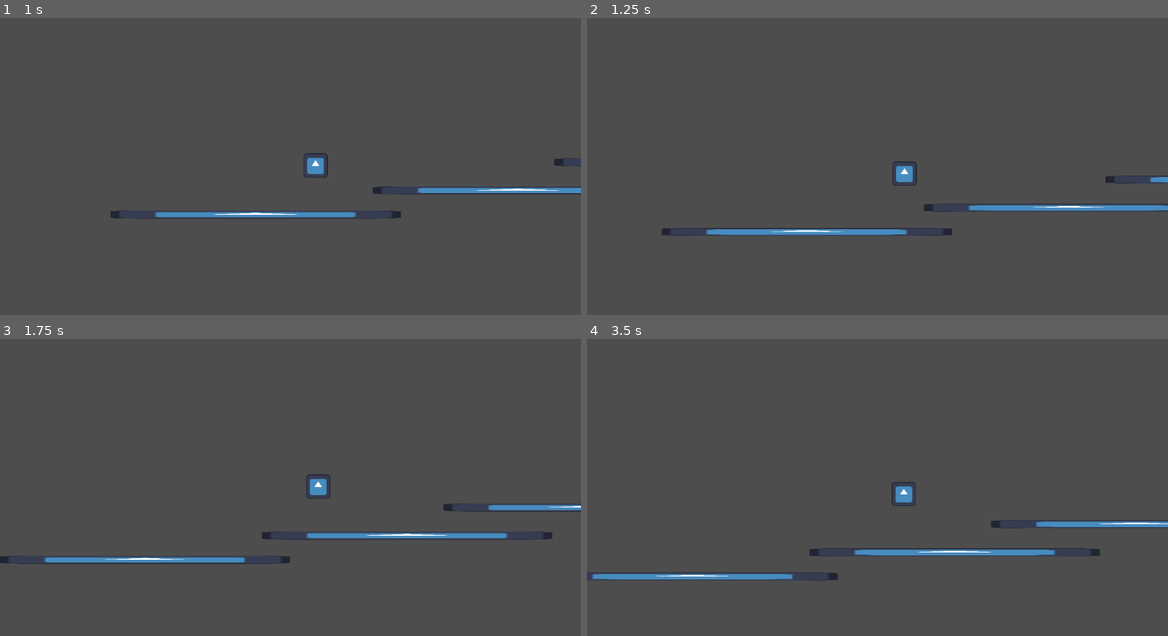
Above: before the commit, frames 1-4 (two rows, left to right).
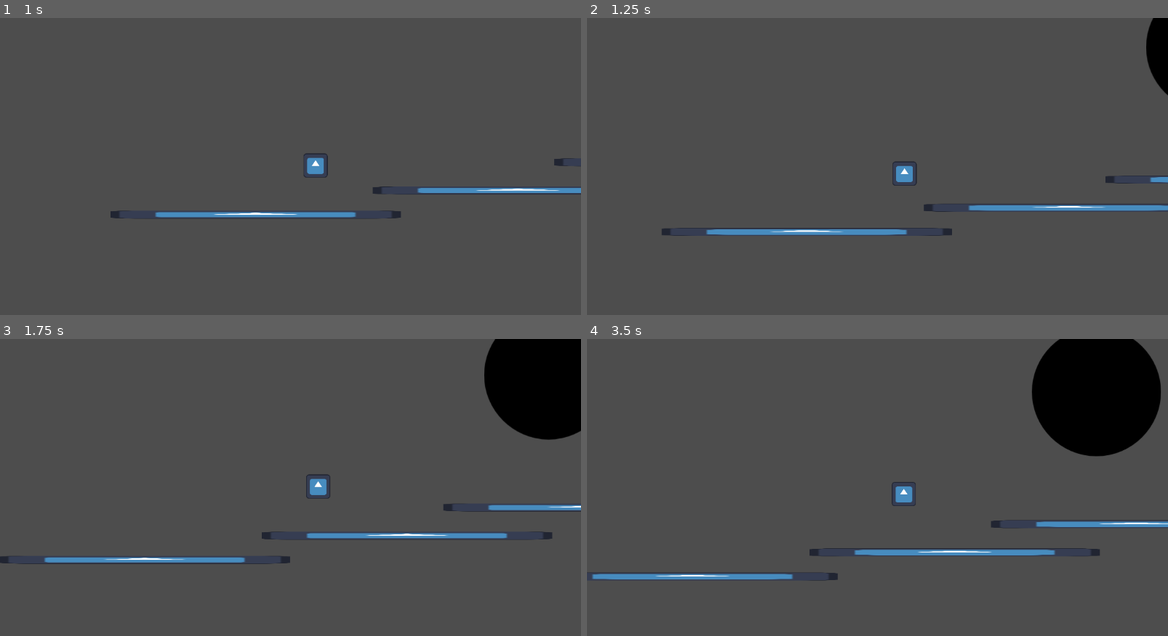
Above: after the commit, the same moments.

Repository: 24362-Jenny/food-scout
Game: Godot game, scene res://scenes/level_one.tscn
Two runs of this game, one before a commit and one after it. Both use one fixed random seed, a clock stepped at 60 frames per second and the inputs below. The engine's default icon, where the game draws it, is replaced by a stand-in: a white triangle on a blue panel in a dark square.
Inputs:
- Up to frame 1 (1 s): hold Right (ui_right) from 0.53 s (still down); tap W (jump) at 0.77 s
- Up to frame 2 (1.25 s): keep holding Right (ui_right)
- Up to frame 3 (1.75 s): keep holding Right (ui_right); tap W (jump) at 1.52 s
- Up to frame 4 (3.5 s): release Right (ui_right) at 2.03 s; hold Left (ui_left) 2.03-2.78 s; hold Right (ui_right) from 2.78 s (still down); tap W (jump) at 3.02 s

Frame 1 is identical in both runs. In frame 2, 0.8% of the frame differs, in the area x 96-100%, y 0-26%; in frame 3, 5.0%; in frame 4, 7.2%, in the area x 76-99%, y 0-40%.

Commit message:
made a portal that doesn't work properly yet

Diff:
--- /dev/null
+++ b/scenes/Portal.tscn
@@ -0,0 +1,19 @@
+[gd_scene format=3 uid="uid://cr4j7t4042hdv"]
+
+[ext_resource type="Texture2D" uid="uid://bwtxjyqkmunfv" path="res://14.png" id="1_fw72y"]
+[ext_resource type="Script" uid="uid://cjlpfrr4iaw0w" path="res://scripts/portal.gd" id="1_k0w37"]
+
+[sub_resource type="CapsuleShape2D" id="CapsuleShape2D_nhxoo"]
+radius = 144.0
+height = 288.0
+
+[node name="Portal" type="Area2D" unique_id=1430322806]
+script = ExtResource("1_k0w37")
+
+[node name="Sprite2D" type="Sprite2D" parent="." unique_id=595307809]
+texture = ExtResource("1_fw72y")
+
+[node name="CollisionShape2D" type="CollisionShape2D" parent="." unique_id=367924266]
+shape = SubResource("CapsuleShape2D_nhxoo")
+
+[connection signal="body_entered" from="." to="." method="_on_body_entered"]
--- a/scenes/death_scene.tscn
+++ b/scenes/death_scene.tscn
@@ -5,18 +5,11 @@
 [node name="death scene" type="Node2D" unique_id=98356800]
 script = ExtResource("1_3idvb")
 
-[node name="Controller" type="Control" parent="." unique_id=1163020380]
-layout_mode = 3
-anchors_preset = 0
-offset_right = 40.0
-offset_bottom = 40.0
-
-[node name="restart" type="Button" parent="Controller" unique_id=1462545859]
-layout_mode = 0
+[node name="restart" type="Button" parent="." unique_id=1462545859]
 offset_left = 528.0
 offset_top = 304.0
 offset_right = 603.0
 offset_bottom = 335.0
 text = "RESTART"
 
-[connection signal="pressed" from="Controller/restart" to="." method="_on_restart_pressed"]
+[connection signal="pressed" from="restart" to="." method="_on_restart_pressed"]
--- a/scenes/ending_scene_level.tscn
+++ b/scenes/ending_scene_level.tscn
@@ -1,3 +1,31 @@
 [gd_scene format=3 uid="uid://bkgkxl6eystox"]
 
+[ext_resource type="Script" uid="uid://b05s8216v8kwg" path="res://scripts/ending_scene_level.gd" id="1_u6pym"]
+
 [node name="Ending scene_level" type="Node2D" unique_id=482045948]
+script = ExtResource("1_u6pym")
+
+[node name="Controller" type="Control" parent="." unique_id=876980733]
+layout_mode = 3
+anchors_preset = 0
+offset_right = 40.0
+offset_bottom = 40.0
+
+[node name="play again" type="Button" parent="Controller" unique_id=1816982112]
+layout_mode = 0
+offset_left = 536.0
+offset_top = 368.0
+offset_right = 637.0
+offset_bottom = 399.0
+text = "PLAY AGAIN"
+
+[node name="exit" type="Button" parent="Controller" unique_id=2042964027]
+layout_mode = 0
+offset_left = 536.0
+offset_top = 280.0
+offset_right = 627.0
+offset_bottom = 311.0
+text = "EXIT GAME"
+
+[connection signal="pressed" from="Controller/play again" to="." method="_on_play_again_pressed"]
+[connection signal="pressed" from="Controller/exit" to="." method="_on_exit_pressed"]
--- a/scenes/level_one.tscn
+++ b/scenes/level_one.tscn
@@ -3,6 +3,7 @@
 [ext_resource type="PackedScene" uid="uid://bs1e4hl5cev6x" path="res://scenes/player.tscn" id="1_843q2"]
 [ext_resource type="Texture2D" uid="uid://cb1u3wvpoucrh" path="res://icon.svg" id="2_5rfim"]
 [ext_resource type="PackedScene" uid="uid://c28bwg6btrogx" path="res://scenes/enemy_1.tscn" id="3_r4wdr"]
+[ext_resource type="PackedScene" uid="uid://cr4j7t4042hdv" path="res://scenes/Portal.tscn" id="4_5rfim"]
 
 [sub_resource type="RectangleShape2D" id="RectangleShape2D_4dvvg"]
 size = Vector2(576, 16)
@@ -65,3 +66,6 @@
 
 [node name="enemy1" parent="platform4" unique_id=1825134664 instance=ExtResource("3_r4wdr")]
 position = Vector2(528, 112)
+
+[node name="Portal" parent="." unique_id=1430322806 instance=ExtResource("4_5rfim")]
+position = Vector2(1401, 185)
--- /dev/null
+++ b/scripts/ending_scene_level.gd
@@ -0,0 +1,9 @@
+extends Node2D
+
+
+func _on_play_again_pressed() -> void:
+	get_tree().change_scene_to_file("res://scenes/level_one.tscn")
+
+
+func _on_exit_pressed() -> void:
+	get_tree().quit()
--- /dev/null
+++ b/scripts/portal.gd
@@ -0,0 +1,6 @@
+extends Area2D
+
+
+
+func _on_body_entered(body: Node2D) -> void:
+	get_tree().change_scene_to_file("res://scenes/ending_scene_level.tscn")
Binary file added: 14.png
Not shown, added: 14.png.import
Not shown, added: scripts/ending_scene_level.gd.uid
Not shown, added: scripts/portal.gd.uid
